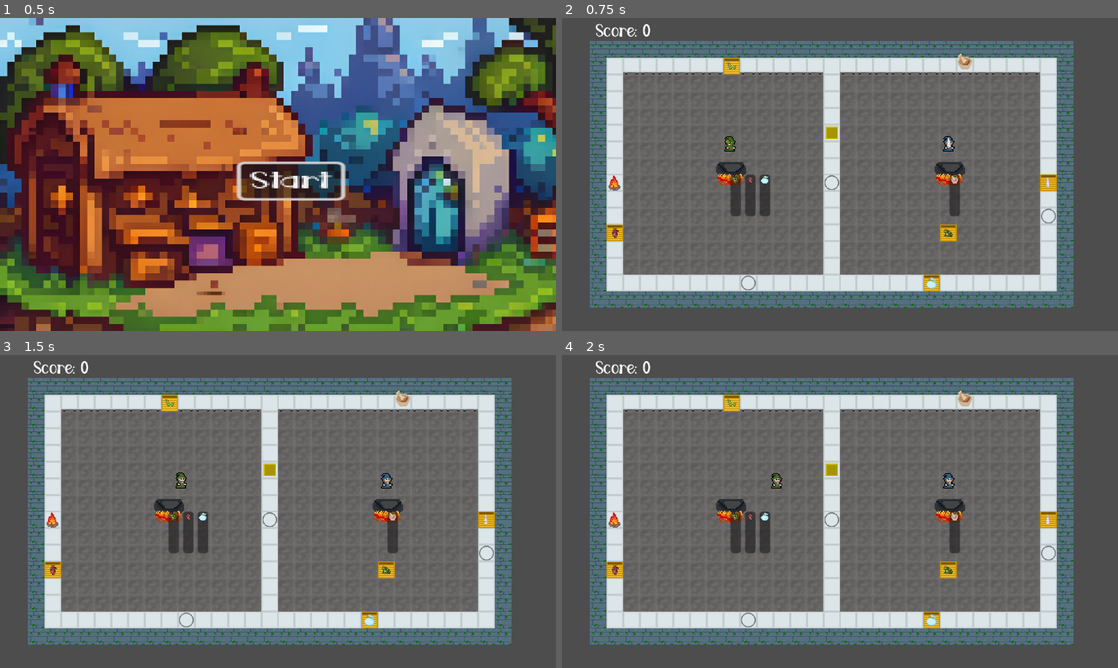
Above: before the commit, frames 1-4 (two rows, left to right).
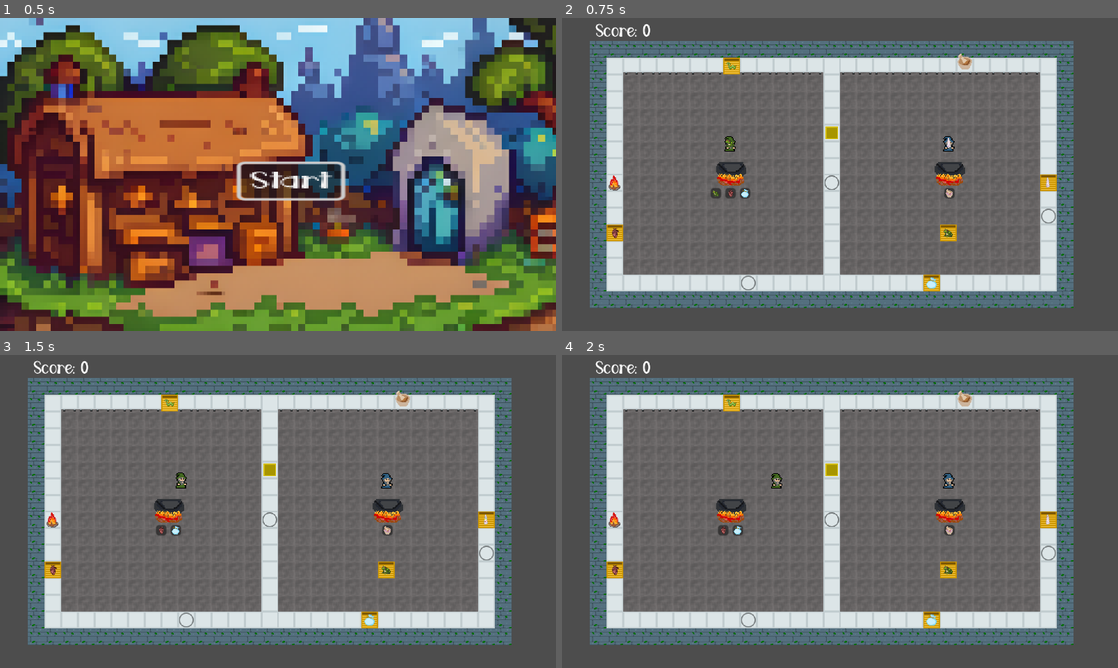
Above: after the commit, the same moments.

Repository: noriakisana/frankengamejam-2023
Game: Godot game, scene res://mainmenu/mainmenu.tscn
Two runs of this game, one before a commit and one after it. Both use one fixed random seed, a clock stepped at 60 frames per second and the inputs below.
Inputs:
- Up to frame 1 (0.5 s): no input
- Up to frame 2 (0.75 s): click "Start" at 0.5 s
- Up to frame 3 (1.5 s): tap Enter (interact_p2) at 1.25 s; hold D (walk_right_p1) from 1.28 s (still down); tap E (interact_p1) at 1.35 s
- Up to frame 4 (2 s): keep holding D (walk_right_p1)

Frame 1 is identical in both runs. In frame 2, 1.0% of the frame differs, in the area x 26-72%, y 50-64%; in frame 3, 1.0%; in frame 4, 1.0%.

Commit message:
implemented recipe items vanish

Diff:
--- a/equipment/caldron_on_fire/caldron_on_fire.gd
+++ b/equipment/caldron_on_fire/caldron_on_fire.gd
@@ -25,6 +25,7 @@
 func show_recipe():
 	for item_type in recipe:
 		var ingredient = panel_template.instantiate()
+		ingredient.type = item_type
 		var texture_rect = ingredient.get_child(0)
 		texture_rect.set_texture(get_ingredient_img(item_type))
 
@@ -79,8 +80,11 @@
 			fullfilled = false
 	if fullfilled:
 		process_potion()
-func item_added_to_caldron():
-	pass
+
+func item_added_to_caldron(type: Type):
+	for panel in container.get_children():
+		if type == panel.type:
+			container.remove_child(panel)
 
 func _on_process_timer_timeout():
 		placed_useable = load("res://traenke/trank_green/green_potion.tres")
--- a/equipment/caldron_on_fire/caldron_on_fire.tscn
+++ b/equipment/caldron_on_fire/caldron_on_fire.tscn
@@ -63,12 +63,16 @@
 [node name="Control" type="Control" parent="."]
 layout_mode = 3
 anchors_preset = 0
-offset_right = 40.0
-offset_bottom = 40.0
+offset_left = -20.0
+offset_top = 1.0
+offset_right = 20.0
+offset_bottom = 10.0
 
 [node name="HBoxContainer" type="HBoxContainer" parent="Control"]
 layout_mode = 0
+offset_top = 12.0
 offset_right = 40.0
-offset_bottom = 40.0
+offset_bottom = 22.0
+alignment = 1
 
 [connection signal="timeout" from="ProcessTimer" to="." method="_on_process_timer_timeout"]
--- a/equipment/caldron_on_fire/recipe_panel/RecipePanel.tscn
+++ b/equipment/caldron_on_fire/recipe_panel/RecipePanel.tscn
@@ -1,4 +1,6 @@
-[gd_scene format=3 uid="uid://toy0swexrj4e"]
+[gd_scene load_steps=2 format=3 uid="uid://toy0swexrj4e"]
+
+[ext_resource type="Script" path="res://equipment/caldron_on_fire/recipe_panel/recipe_panel.gd" id="1_adejp"]
 
 [node name="RecipePanel" type="Panel"]
 custom_minimum_size = Vector2(10, 5)
@@ -10,6 +12,7 @@
 offset_bottom = -1075.0
 grow_horizontal = 2
 grow_vertical = 2
+script = ExtResource("1_adejp")
 
 [node name="Ingredient" type="TextureRect" parent="."]
 layout_mode = 0
--- /dev/null
+++ b/equipment/caldron_on_fire/recipe_panel/recipe_panel.gd
@@ -0,0 +1,11 @@
+extends Node
+var type: Ingredient.Type
+
+# Called when the node enters the scene tree for the first time.
+func _ready():
+	pass # Replace with function body.
+
+
+# Called every frame. 'delta' is the elapsed time since the previous frame.
+func _process(delta):
+	pass
--- a/equipment/equipment.gd
+++ b/equipment/equipment.gd
@@ -76,7 +76,7 @@
 					self.ingredients.append(useable.type)
 					useable_node.queue_free()
 					placed_useable = null
-					item_added_to_caldron()
+					item_added_to_caldron(useable.type)
 				start_processing()
 
 func is_compatible(useable : Useable):
@@ -85,5 +85,5 @@
 func start_processing():
 	pass
 
-func item_added_to_caldron():
+func item_added_to_caldron(type: Type):
 	pass
